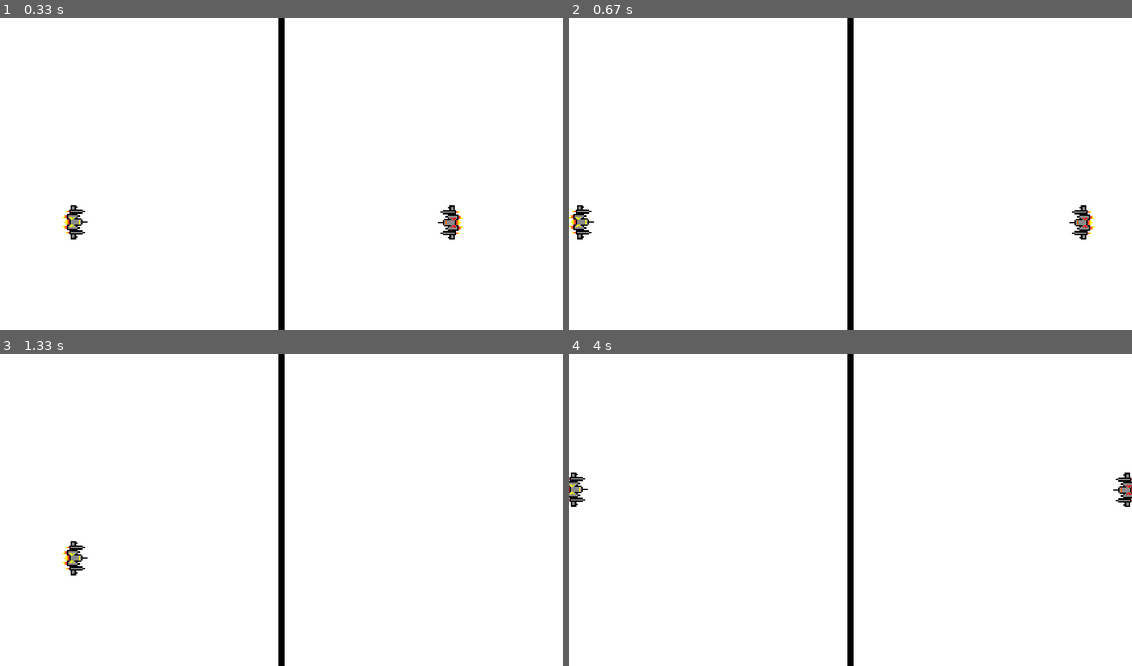
Above: before the commit, frames 1-4 (two rows, left to right).
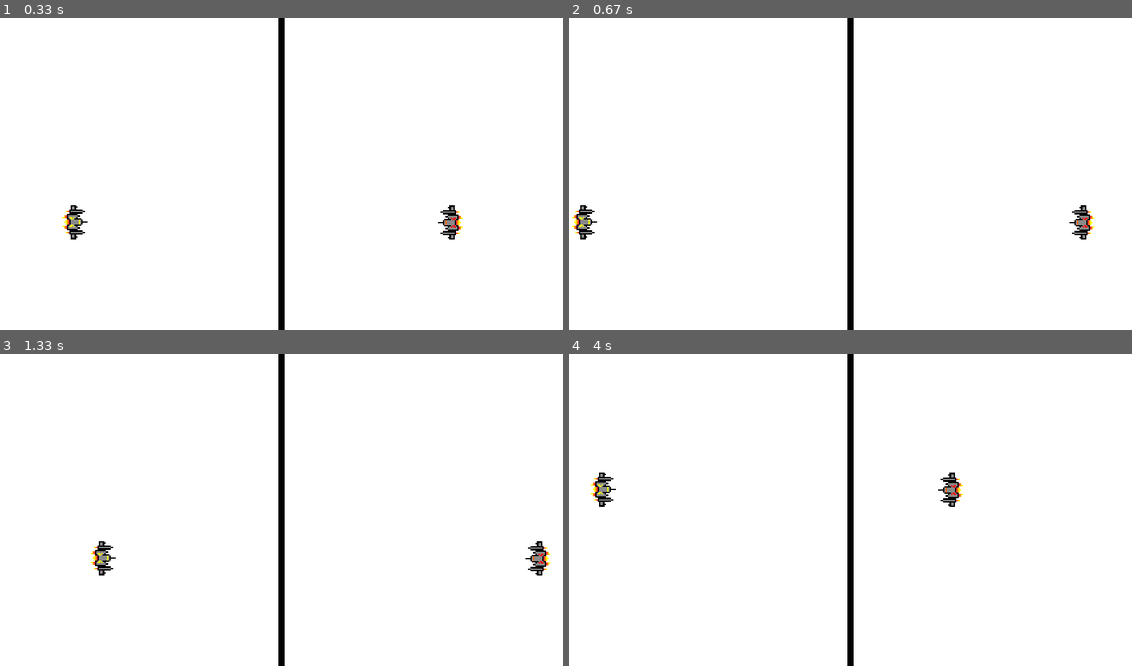
Above: after the commit, the same moments.

Repository: steventejeda/space_pygame
Game: pygame game, started from main.py
The game is run twice, just before and just after one commit, with the same random seed, the same clock (stepped at 60 frames per second) and the same inputs.
Inputs:
- Up to frame 1 (0.33 s): no input
- Up to frame 2 (0.67 s): hold A from 0.33 s (still down); hold Right from 0.33 s (still down)
- Up to frame 3 (1.33 s): release A at 0.8 s; release Right at 0.8 s; hold Right 0.83-1.3 s; hold D 0.83-1.3 s
- Up to frame 4 (4 s): hold Up 1.33-1.63 s; hold W 1.33-1.63 s; hold Right 1.67-2.13 s; hold D 1.67-2.13 s; hold Left 2.17-2.7 s; hold A 2.17-2.7 s; hold Down 2.73-3.03 s; hold S 2.73-3.03 s; hold Left 3.07-3.47 s; hold A 3.07-3.47 s; hold Up 3.5-3.87 s; hold W 3.5-3.87 s; hold Right from 3.9 s (still down); hold D from 3.9 s (still down)

Frame 1 is identical in both runs. In frame 2, 0.2% of the frame differs, in the area x 0-5%, y 60-71%; in frame 3, 0.7%; in frame 4, 0.9%, in the area x 0-100%, y 38-49%.

Commit message:
handling spaceship movement functionality

Diff:
--- a/main.py
+++ b/main.py
@@ -26,23 +26,23 @@
     pygame.display.update()
 
 def handle_yellow_movement(keys_pressed, yellow):
-        if keys_pressed[pygame.K_a]: #LEFT
+        if keys_pressed[pygame.K_a] and yellow.x - VELOCITY > 0: #LEFT
             yellow.x -= VELOCITY
-        if keys_pressed[pygame.K_d]: #RIGHT
+        if keys_pressed[pygame.K_d] and yellow.x + VELOCITY + yellow.width < BORDER.x: #RIGHT
             yellow.x += VELOCITY
-        if keys_pressed[pygame.K_w]: #UP
+        if keys_pressed[pygame.K_w] and yellow.y - VELOCITY > 0: #UP
             yellow.y -= VELOCITY
-        if keys_pressed[pygame.K_s]: #DOWN
+        if keys_pressed[pygame.K_s] and yellow.y + VELOCITY + yellow.height < HEIGHT - 15: #DOWN
             yellow.y += VELOCITY
 
 def handle_red_movement(keys_pressed, red):
-        if keys_pressed[pygame.K_LEFT]: #LEFT
+        if keys_pressed[pygame.K_LEFT] and red.x - VELOCITY > BORDER.x + BORDER.width: #LEFT
             red.x -= VELOCITY
-        if keys_pressed[pygame.K_RIGHT]: #RIGHT
+        if keys_pressed[pygame.K_RIGHT] and red.x + VELOCITY + red.width < WIDTH: #RIGHT
             red.x += VELOCITY
-        if keys_pressed[pygame.K_UP]: #UP
+        if keys_pressed[pygame.K_UP] and red.y - VELOCITY > 0: #UP
             red.y -= VELOCITY
-        if keys_pressed[pygame.K_DOWN]: #DOWN
+        if keys_pressed[pygame.K_DOWN] and red.y + VELOCITY + red.height < HEIGHT - 15: #DOWN
             red.y += VELOCITY
 
 def main():
